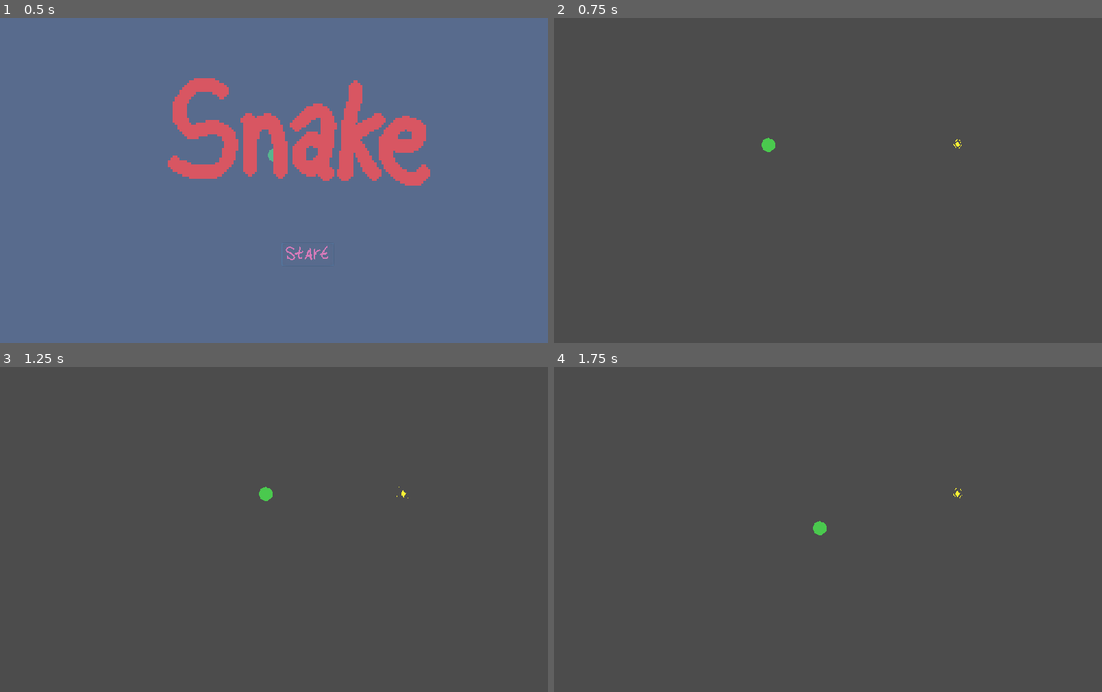
Above: before the commit, frames 1-4 (two rows, left to right).
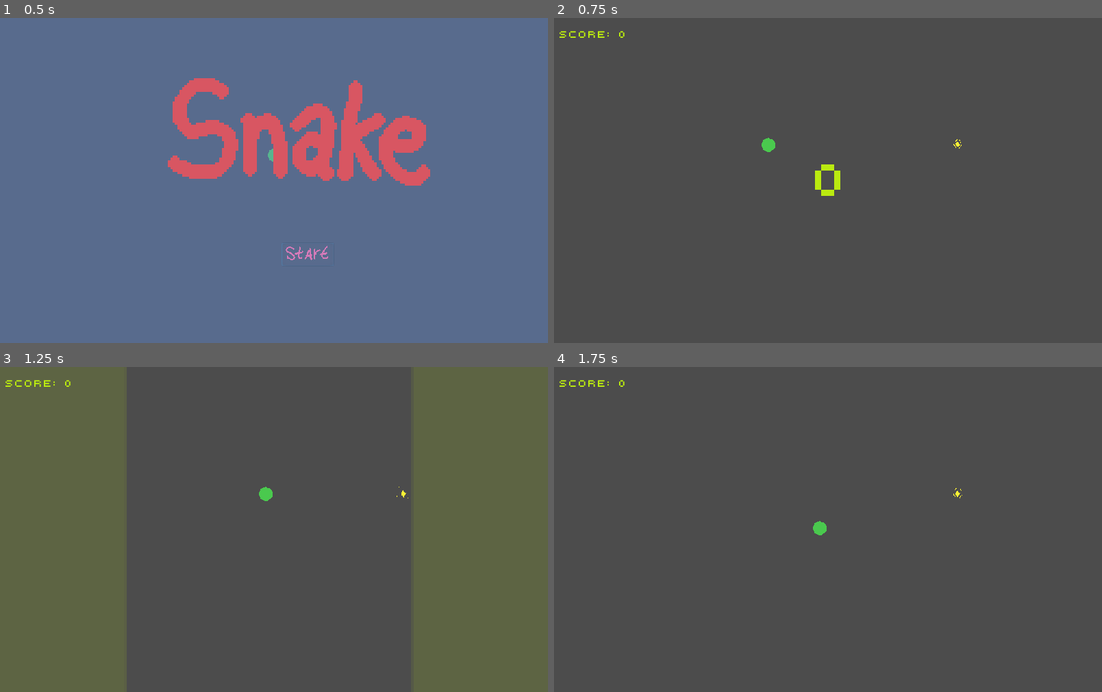
Above: after the commit, the same moments.

Repository: skarnl/godot--snake
Game: Godot game, scene res://Main.tscn
Same seed, same stepped clock (60 frames per second), same inputs: the game is played once before the commit and once after it.
Inputs (mouse positions are in pixels of both pictures, inside the frame that each line leads up to):
- Up to frame 1 (0.5 s): no input
- Up to frame 2 (0.75 s): tap Enter at 0.5 s; move the mouse to (948, 164) at 0.52 s; hold Right (ui_right) from 0.53 s (still down)
- Up to frame 3 (1.25 s): keep holding Right (ui_right)
- Up to frame 4 (1.75 s): move the mouse to (718, 545) at 1.27 s; release Right (ui_right) at 1.28 s; hold Down (ui_down) from 1.28 s (still down)

Frame 1 is identical in both runs. In frame 2, 0.3% of the frame differs, in the area x 1-53%, y 4-55%; in frame 3, 0.1%; in frame 4, 0.1%.

Commit message:
Show score and animation

Diff:
--- a/Main.gd
+++ b/Main.gd
@@ -3,10 +3,12 @@
 
 onready var game_over_screen = $HUD/GameOverScreen
 onready var main_menu = $HUD/MainMenu
+onready var score = $HUD/Score
 
 var snapePartInstance = preload("res://SnakePart.tscn")
 var snake_parts = []
 var screen_size = Vector2.ZERO
+var candies_eaten = 0
 
 
 func _ready():
@@ -29,6 +31,9 @@
 
 	$SnakeParts.add_child(new_snake_part)
 	$Snake.increase_speed()
+
+	candies_eaten += 1
+	$HUD/Score.set_counter(candies_eaten)
 
 
 func _trigger_game_over():
@@ -72,3 +77,7 @@
 	get_tree().paused = false
 
 	$Snake.reset()
+	score.reset()
+
+	candies_eaten = 0
+	$HUD/Score.set_counter(0)
--- a/Main.tscn
+++ b/Main.tscn
@@ -7,6 +7,10 @@
 [ext_resource path="res://MainMenu.tscn" type="PackedScene" id=5]
 [ext_resource path="res://pause-spritesheet.png" type="Texture" id=6]
 [ext_resource path="res://Pause.gd" type="Script" id=7]
+[ext_resource path="res://000webfont.ttf" type="DynamicFontData" id=8]
+[ext_resource path="res://default_theme.tres" type="Theme" id=9]
+[ext_resource path="res://score.gd" type="Script" id=10]
+[ext_resource path="res://default_font.tres" type="DynamicFont" id=11]
 
 [sub_resource type="AtlasTexture" id=1]
 atlas = ExtResource( 6 )
@@ -36,6 +40,22 @@
 "speed": 5.0
 } ]
 
+[sub_resource type="Theme" id=7]
+default_font = ExtResource( 11 )
+Label/colors/font_color = Color( 0.741176, 0.933333, 0.0588235, 1 )
+Label/colors/font_color_shadow = Color( 0, 0, 0, 0 )
+Label/colors/font_outline_modulate = Color( 1, 1, 1, 1 )
+Label/constants/line_spacing = 3
+Label/constants/shadow_as_outline = 0
+Label/constants/shadow_offset_x = 1
+Label/constants/shadow_offset_y = 1
+Label/fonts/font = null
+Label/styles/normal = null
+
+[sub_resource type="DynamicFont" id=8]
+size = 1000
+font_data = ExtResource( 8 )
+
 [node name="Main" type="Node2D"]
 script = ExtResource( 3 )
 
@@ -63,9 +83,72 @@
 position = Vector2( 513, 129 )
 scale = Vector2( 2.78125, 2.78125 )
 frames = SubResource( 6 )
-frame = 2
+frame = 4
 speed_scale = 1.3
 playing = true
+
+[node name="Score" type="Control" parent="HUD"]
+visible = false
+anchor_right = 1.0
+anchor_bottom = 1.0
+theme = ExtResource( 9 )
+script = ExtResource( 10 )
+__meta__ = {
+"_edit_use_anchors_": false
+}
+
+[node name="ScoreLabel" type="Label" parent="HUD/Score"]
+margin_left = 10.0
+margin_top = 10.0
+margin_right = 40.0
+margin_bottom = 14.0
+text = "Score: "
+
+[node name="ScoreCounter" type="Label" parent="HUD/Score"]
+margin_left = 121.0
+margin_top = 10.0
+margin_right = 201.0
+margin_bottom = 45.0
+theme = SubResource( 7 )
+text = "000"
+__meta__ = {
+"_edit_use_anchors_": false
+}
+
+[node name="CenterContainer" type="CenterContainer" parent="HUD/Score"]
+anchor_right = 1.0
+anchor_bottom = 1.0
+grow_vertical = 2
+__meta__ = {
+"_edit_use_anchors_": false
+}
+
+[node name="Control" type="Control" parent="HUD/Score/CenterContainer"]
+margin_left = 512.0
+margin_top = 304.0
+margin_right = 512.0
+margin_bottom = 304.0
+
+[node name="ScoreShout" type="Label" parent="HUD/Score/CenterContainer/Control"]
+anchor_left = 0.5
+anchor_top = 0.5
+anchor_right = 0.5
+anchor_bottom = 0.5
+margin_left = -127.041
+margin_top = -513.897
+margin_right = 247.959
+margin_bottom = 341.103
+size_flags_horizontal = 8
+size_flags_vertical = 8
+custom_fonts/font = SubResource( 8 )
+text = "3"
+align = 1
+valign = 1
+__meta__ = {
+"_edit_use_anchors_": false
+}
+
+[node name="Tween" type="Tween" parent="HUD/Score/CenterContainer/Control"]
 
 [node name="SnakeParts" type="Node2D" parent="."]
 
--- /dev/null
+++ b/default_font.tres
@@ -0,0 +1,7 @@
+[gd_resource type="DynamicFont" load_steps=2 format=2]
+
+[ext_resource path="res://000webfont.ttf" type="DynamicFontData" id=1]
+
+[resource]
+size = 40
+font_data = ExtResource( 1 )
--- /dev/null
+++ b/default_theme.tres
@@ -0,0 +1,15 @@
+[gd_resource type="Theme" load_steps=2 format=2]
+
+[ext_resource path="res://default_font.tres" type="DynamicFont" id=1]
+
+[resource]
+default_font = ExtResource( 1 )
+Label/colors/font_color = Color( 0.741176, 0.933333, 0.0588235, 1 )
+Label/colors/font_color_shadow = Color( 0, 0, 0, 0 )
+Label/colors/font_outline_modulate = Color( 1, 1, 1, 1 )
+Label/constants/line_spacing = 3
+Label/constants/shadow_as_outline = 0
+Label/constants/shadow_offset_x = 1
+Label/constants/shadow_offset_y = 1
+Label/fonts/font = null
+Label/styles/normal = null
--- /dev/null
+++ b/score.gd
@@ -0,0 +1,31 @@
+extends Control
+
+onready var counterLabel = $ScoreCounter
+onready var shoutLabelContainer = $CenterContainer/Control
+onready var shoutLabel = $CenterContainer/Control/ScoreShout
+onready var shoutTween = $CenterContainer/Control/Tween
+
+func _ready():
+	hide()
+	shoutLabelContainer.hide()
+
+func reset():
+	show()
+	shoutLabelContainer.hide()
+	counterLabel.text = str(0)
+
+
+func set_counter(text):
+	shoutLabelContainer.rect_scale = Vector2(0.1, 0.1)
+	shoutLabelContainer.show()
+	shoutLabel.text = str(text)
+
+	shoutTween.interpolate_property(shoutLabelContainer, "rect_scale", shoutLabelContainer.rect_scale, Vector2(5.0, 5.0), 1.0, Tween.TRANS_CUBIC, Tween.EASE_IN_OUT)
+	shoutTween.interpolate_property(shoutLabelContainer, "modulate", Color(1.0, 1.0, 1.0, 1.0), Color(1.0, 1.0, 1.0, 0.0), 1.0, Tween.TRANS_CUBIC, Tween.EASE_IN_OUT)
+	shoutTween.start()
+
+	yield(shoutTween, 'tween_completed')
+
+	shoutLabelContainer.hide()
+
+	counterLabel.text = str(text)
Not shown: 1 places in Main.tscn that only renumber resources
